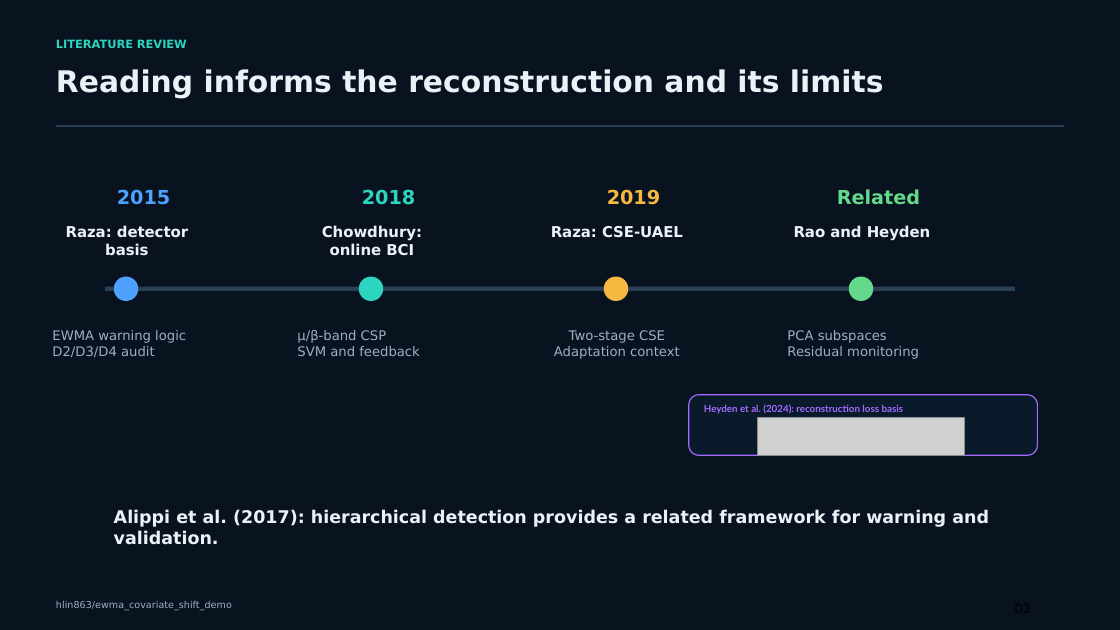
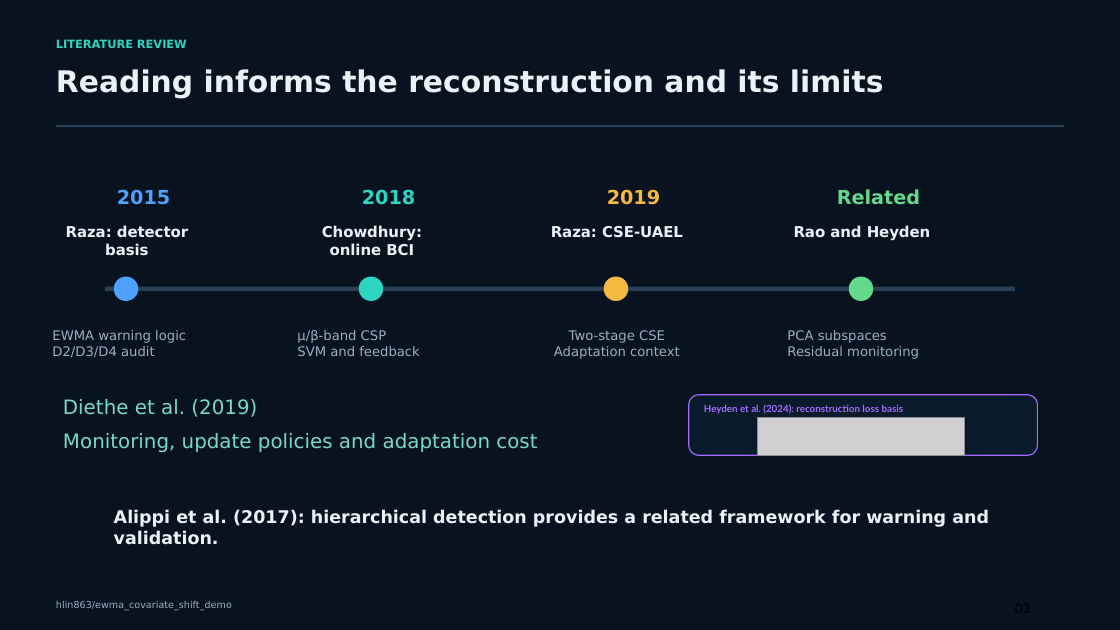
Before and after one commit to hlin863/ewma_covariate_shift_demo, a slide deck: slide 3 of presentations/EWMA_Covariate_Shift_Progress_Review_Haocheng_Lin.pptx. Drawn at 1120x630 pixels with LibreOffice and Linux fonts; fonts in the diff are those of the drawing; grey boxes stand for pictures. Boxes give left, top, right and bottom in pixels: in the first picture for what was removed or moved away, otherwise in the second. Text is boxed around its words. In the diff, an @@ line names an element or a change of style, - is before the commit and + after.

```diff
--- a/presentations/EWMA_Covariate_Shift_Progress_Review_Haocheng_Lin.pptx
+++ b/presentations/EWMA_Covariate_Shift_Progress_Review_Haocheng_Lin.pptx
@@ text added at (63, 399, 537, 452), 17 pt, text #78D8CC @@
+Diethe et al. (2019)
+Monitoring, update policies and adaptation cost
```
Also in this commit, not shown: 4 other slides changed, 8 slides added, 5 slides removed.
